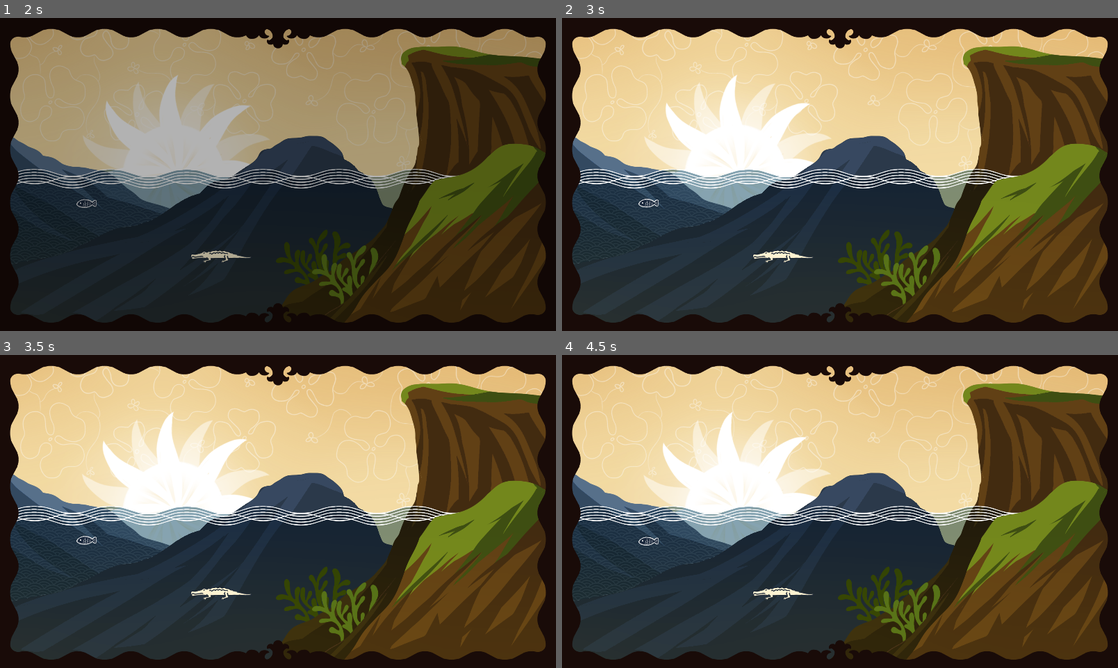
Above: before the commit, frames 1-4 (two rows, left to right).
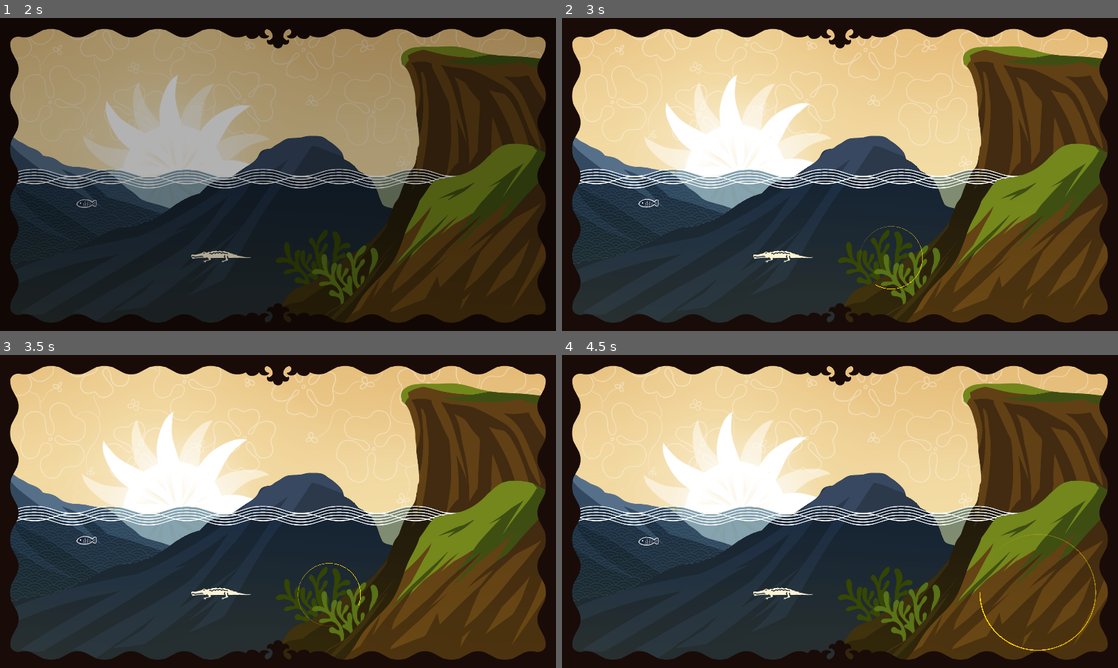
Above: after the commit, the same moments.

Repository: istamarahsan/youma-gemastik-2023
Game: Godot game, scene res://main.tscn
The game is run twice, just before and just after one commit, with the same random seed, the same clock (stepped at 60 frames per second) and the same inputs.
Inputs (mouse positions are in pixels of both pictures, inside the frame that each line leads up to):
- Up to frame 1 (2 s): click "Mulai" at 0.5 s; click (172, 174) at 1.25 s
- Up to frame 2 (3 s): move the mouse to (650, 205) at 2.02 s; click (650, 205) at 2.17 s; move the mouse to (890, 259) at 2.77 s; click (890, 259) at 2.92 s
- Up to frame 3 (3.5 s): no input
- Up to frame 4 (4.5 s): tap Enter at 3.5 s; move the mouse to (823, 542) at 3.52 s; click (823, 542) at 3.67 s; tap Space at 4.25 s; move the mouse to (1040, 592) at 4.27 s; click (1040, 592) at 4.42 s

Frame 1 is identical in both runs. In frame 2, less than 0.1% of the frame differs, in the area x 53-65%, y 66-87%; in frame 3, less than 0.1%; in frame 4, 0.2%, in the area x 75-97%, y 57-95%.

Commit message:
highlights babyyyy

Diff:
--- /dev/null
+++ b/levels/components/interaction-object/interaction_object_shader_highlight.tscn
@@ -0,0 +1,24 @@
+[gd_scene load_steps=5 format=3 uid="uid://watkq5tuymfe"]
+
+[ext_resource type="Shader" path="res://shaders/interaction_object.gdshader" id="1_3kmc5"]
+
+[sub_resource type="ShaderMaterial" id="ShaderMaterial_equd4"]
+resource_local_to_scene = true
+shader = ExtResource("1_3kmc5")
+shader_parameter/color = Color(1, 0.843137, 0, 1)
+shader_parameter/state = 0
+shader_parameter/outline_width = 0.004
+shader_parameter/radius = 0.45
+shader_parameter/rotation_speed = 200.0
+
+[sub_resource type="FastNoiseLite" id="FastNoiseLite_dskng"]
+
+[sub_resource type="NoiseTexture2D" id="NoiseTexture2D_jtq3l"]
+resource_local_to_scene = true
+width = 200
+height = 200
+noise = SubResource("FastNoiseLite_dskng")
+
+[node name="IOHighlight" type="Sprite2D"]
+material = SubResource("ShaderMaterial_equd4")
+texture = SubResource("NoiseTexture2D_jtq3l")
--- a/levels/components/interaction-object/physics_area_interaction_object.gd
+++ b/levels/components/interaction-object/physics_area_interaction_object.gd
@@ -8,6 +8,10 @@
 		var collision_shape = get_node_or_null("InteractionArea/AreaShape")
 		if collision_shape != null and collision_shape is CollisionShape2D:
 			collision_shape.shape.radius = value
+		var io_highlight = get_node_or_null("IOHighlight")
+		if io_highlight != null and io_highlight is Sprite2D:
+			io_highlight.texture.width = value * 2
+			io_highlight.texture.height = value * 2
 	get:
 		var collision_shape = get_node_or_null("InteractionArea/AreaShape")
 		if collision_shape != null and collision_shape is CollisionShape2D:
@@ -25,6 +29,8 @@
 				pressed.emit()
 			)
 	area_2d.input_pickable = enabled
+	$IOHighlight.texture.width = radius * 2
+	$IOHighlight.texture.height = radius * 2
 
 func _set_enabled(yes: bool):
 	if Engine.is_editor_hint():
@@ -35,3 +41,9 @@
 	if Engine.is_editor_hint():
 		return
 	interacted.emit()
+
+func _on_state_entered(state):
+	if state != InteractionObject.State.active:
+		$IOHighlight.visible = false
+		return
+	$IOHighlight.visible = true
--- a/levels/components/interaction-object/physics_area_interaction_object.tscn
+++ b/levels/components/interaction-object/physics_area_interaction_object.tscn
@@ -1,11 +1,30 @@
-[gd_scene load_steps=4 format=3 uid="uid://hbk5evvrhfs7"]
+[gd_scene load_steps=9 format=3 uid="uid://hbk5evvrhfs7"]
 
 [ext_resource type="Script" path="res://levels/components/interaction-object/physics_area_interaction_object.gd" id="1_hwv3p"]
 [ext_resource type="PackedScene" uid="uid://dnvlcm83j2882" path="res://levels/components/interaction-object/io_sfx.tscn" id="2_1xca3"]
+[ext_resource type="PackedScene" uid="uid://watkq5tuymfe" path="res://levels/components/interaction-object/interaction_object_shader_highlight.tscn" id="3_v81n0"]
+[ext_resource type="Shader" path="res://shaders/interaction_object.gdshader" id="4_tlxpu"]
 
 [sub_resource type="CircleShape2D" id="CircleShape2D_bci4x"]
 resource_local_to_scene = true
 radius = 25.0
+
+[sub_resource type="ShaderMaterial" id="ShaderMaterial_uutm0"]
+resource_local_to_scene = true
+shader = ExtResource("4_tlxpu")
+shader_parameter/color = Color(1, 0.843137, 0, 1)
+shader_parameter/state = 0
+shader_parameter/outline_width = 0.004
+shader_parameter/radius = 0.45
+shader_parameter/rotation_speed = 200.0
+
+[sub_resource type="FastNoiseLite" id="FastNoiseLite_qoaxm"]
+
+[sub_resource type="NoiseTexture2D" id="NoiseTexture2D_l4yxc"]
+resource_local_to_scene = true
+width = 50
+height = 50
+noise = SubResource("FastNoiseLite_qoaxm")
 
 [node name="InteractionObject" type="Node2D"]
 z_index = 100
@@ -22,3 +41,10 @@
 
 [node name="IoSfx" parent="." node_paths=PackedStringArray("io") instance=ExtResource("2_1xca3")]
 io = NodePath("..")
+
+[node name="IOHighlight" parent="." instance=ExtResource("3_v81n0")]
+visible = false
+material = SubResource("ShaderMaterial_uutm0")
+texture = SubResource("NoiseTexture2D_l4yxc")
+
+[connection signal="state_entered" from="." to="." method="_on_state_entered"]
--- a/levels/components/player-avatar/player_avatar.gd
+++ b/levels/components/player-avatar/player_avatar.gd
@@ -24,6 +24,8 @@
 var target: Node2D = null
 
 func _ready():
+	if Engine.is_editor_hint():
+		return
 	nav.navigation_finished.connect(_on_navigation_agent_2d_navigation_finished)
 
 func _physics_process(delta):
--- a/levels/level-1/seashore.tscn
+++ b/levels/level-1/seashore.tscn
@@ -42,6 +42,8 @@
 shader_parameter/color = Color(1, 1, 1, 1)
 shader_parameter/state = 0
 shader_parameter/outline_width = 1.0
+shader_parameter/radius = 0.8
+shader_parameter/rotation_speed = 200.0
 
 [sub_resource type="Resource" id="Resource_0p27s"]
 script = ExtResource("7_akdx7")
@@ -54,6 +56,8 @@
 shader_parameter/color = Color(1, 1, 1, 1)
 shader_parameter/state = 0
 shader_parameter/outline_width = 1.0
+shader_parameter/radius = 0.8
+shader_parameter/rotation_speed = 200.0
 
 [sub_resource type="ShaderMaterial" id="ShaderMaterial_jcki7"]
 resource_local_to_scene = true
@@ -61,6 +65,8 @@
 shader_parameter/color = Color(1, 1, 1, 1)
 shader_parameter/state = 0
 shader_parameter/outline_width = 1.0
+shader_parameter/radius = 0.8
+shader_parameter/rotation_speed = 200.0
 
 [sub_resource type="Resource" id="Resource_wfc4l"]
 script = ExtResource("7_akdx7")
@@ -78,6 +84,8 @@
 shader_parameter/color = Color(1, 1, 1, 1)
 shader_parameter/state = 0
 shader_parameter/outline_width = 1.0
+shader_parameter/radius = 0.8
+shader_parameter/rotation_speed = 200.0
 
 [sub_resource type="Resource" id="Resource_pm2dd"]
 script = ExtResource("7_akdx7")
@@ -243,7 +251,7 @@
 [node name="IO1" parent="." instance=ExtResource("12_m04se")]
 material = SubResource("ShaderMaterial_gme8q")
 position = Vector2(298, 644)
-radius = 30
+radius = 42
 value_effects = Array[ExtResource("7_akdx7")]([SubResource("Resource_0p27s")])
 metadata/_edit_lock_ = true
 
@@ -263,7 +271,7 @@
 [node name="IO3" parent="." instance=ExtResource("12_m04se")]
 material = SubResource("ShaderMaterial_jcki7")
 position = Vector2(904, 650)
-radius = 36
+radius = 57
 value_effects = Array[ExtResource("7_akdx7")]([SubResource("Resource_wfc4l"), SubResource("Resource_8d1hl")])
 enabled = false
 metadata/_edit_lock_ = true
@@ -284,7 +292,7 @@
 [node name="IO4" parent="." instance=ExtResource("12_m04se")]
 material = SubResource("ShaderMaterial_olho1")
 position = Vector2(1643, 819)
-radius = 292
+radius = 222
 value_effects = Array[ExtResource("7_akdx7")]([SubResource("Resource_pm2dd")])
 value_constraints = Array[ExtResource("12_yw3fb")]([SubResource("Resource_8yr4u"), SubResource("Resource_hf4r4")])
 metadata/_edit_lock_ = true
--- a/levels/level-2/deep_water.tscn
+++ b/levels/level-2/deep_water.tscn
@@ -202,7 +202,7 @@
 
 [node name="IO2" parent="." instance=ExtResource("11_i0q5o")]
 position = Vector2(344, 607)
-radius = 35
+radius = 44
 value_effects = Array[ExtResource("10_mr8ra")]([SubResource("Resource_640mr"), SubResource("Resource_qknib")])
 enabled = false
 metadata/_edit_lock_ = true
--- a/levels/map.gd
+++ b/levels/map.gd
@@ -40,14 +40,17 @@
 		var object = interaction_objects_by_name[active_interaction_object_name] as InteractionObject
 		for constraint in object.value_constraints:
 			if not constraint.satisfied_by(state_hook.get_state()):
+				active_interaction_object_name = ""
 				object.show_failed_then_return_idle()
 				return
 		for constraint in object.flag_constraints:
 			if not constraint.satisfied_by(state_hook.get_state()):
+				active_interaction_object_name = ""
 				object.show_failed_then_return_idle()
 				return
 		for negative_effect in object.value_effects.filter(func(effect): return effect.effect < 0):
 			if state_hook.get_state().get_value(negative_effect.name) < negative_effect.effect:
+				active_interaction_object_name = ""
 				object.show_failed_then_return_idle()
 				return
 		traveling = true
--- a/shaders/interaction_object.gdshader
+++ b/shaders/interaction_object.gdshader
@@ -6,23 +6,22 @@
 
 uniform vec4 color: source_color = vec4(1);
 uniform uint state = 0;
-uniform float outline_width: hint_range(0.0, 1.0, 0.01) = float(1);
+uniform float outline_width: hint_range(0.0, 0.5, 0.001) = float(0.01);
+uniform float radius: hint_range(0.0, 0.5, 0.01) = float(0.8);
+uniform float rotation_speed: hint_range(0.0, 500.0, 1.0) = float(200);
 
 void fragment() {
 	vec2 center = vec2(0.5);
 	vec2 relative_position = UV - center;
-	float distance_from_edge = 0.5 - distance(relative_position, vec2(0));
+	float distance_from_center = distance(UV, center);
+	float distance_from_edge = abs(radius - distance_from_center);
+	float outline_step = smoothstep(0.0, outline_width, distance_from_edge);
 	float theta = degrees(atan(relative_position.y, relative_position.x));
 
-	if (state == STATE_ACTIVE) {
-		if (distance_from_edge >= 0.0 && distance_from_edge <= outline_width) {
-//			vec4 base;
-//			if (int(round(theta)) % 5 == 0) {
-//				base = mod(TIME*1.5, 2) - 1.0 > 0.0 ? vec4(0) : color;
-//			} else {
-//				base = mod(TIME*1.5, 2) - 1.0 < 0.0 ? vec4(0) : color;
-//			}
-//			COLOR = base;
-		}
-	}
+	COLOR = distance_from_edge < outline_width
+		? vec4(color.rgb, smoothstep(-180, 180, mod(theta + TIME * rotation_speed, 360.0) - 180.0))
+		: vec4(0);
+//	float distance_from_edge = 0.5 - distance(relative_position, vec2(0));
+//	float theta = degrees(atan(relative_position.y, relative_position.x));
+
 }
